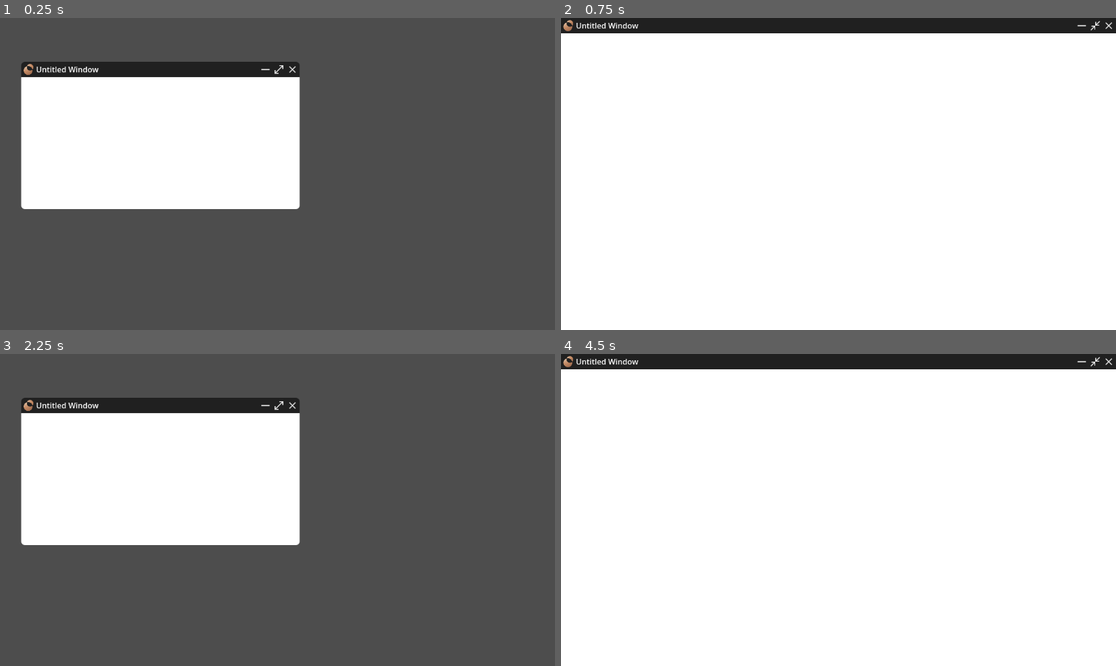
Above: before the commit, frames 1-4 (two rows, left to right).
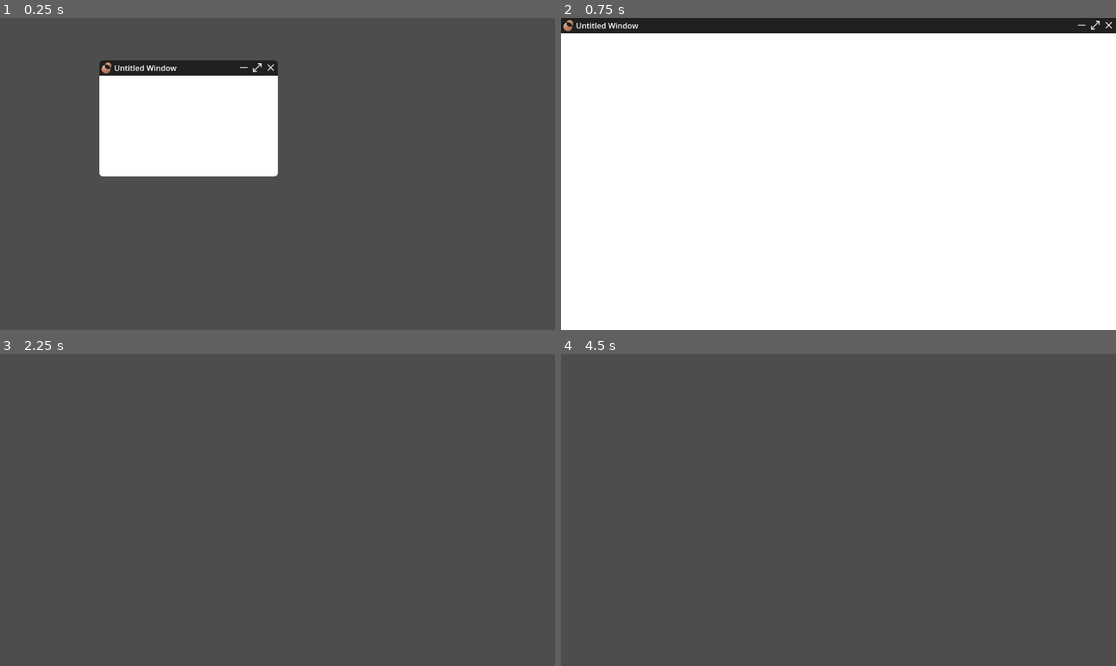
Above: after the commit, the same moments.

Repository: the-potato-corp/potato-os
Game: Godot game, scene res://window/windowtest.tscn
The game is run twice, just before and just after one commit, with the same random seed, the same clock (stepped at 60 frames per second) and the same inputs. This scene is started directly instead of the project's main scene.
Inputs (mouse positions are in pixels of both pictures, inside the frame that each line leads up to; where the layout moved, square brackets give the same spot in the first picture):
- Up to frame 1 (0.25 s): no input
- Up to frame 2 (0.75 s): click (816, 67) [838, 71] at 0.5 s
- Up to frame 3 (2.25 s): click (532, 360) at 1.25 s; click (266, 407) at 2.02 s
- Up to frame 4 (4.5 s): click (827, 407) at 2.77 s; click (827, 407) at 3.52 s; click (838, 407) at 4.27 s

The runs differ from the first frame. In frame 1, 12% of the frame differs, in the area x 3-55%, y 13-62%; in frame 2, less than 0.1%; in frame 3, 24%; in frame 4, 100%, in the area x 0-100%, y 0-100%.

Commit message:
make it a class, twice

Diff:
--- a/project.godot
+++ b/project.godot
@@ -20,6 +20,7 @@
 [autoload]
 
 StarchRuntime="*res://starch/StarchRuntime.gd"
+WindowManager="*res://window/WindowManager.gd"
 
 [display]
 
--- a/window/window.gd
+++ b/window/window.gd
@@ -1,10 +1,11 @@
-class_name OSWindow extends Control
-
-@onready var _maximise_button: TextureButton = $TitleBar/ActionButtons/Maximise
-@onready var _manager: Node = get_parent()
+class_name OSWindow extends Panel
+
+@onready var _maximise_button: TextureButton
+var _handle: int
 
 var _dragging: bool = false
 var _drag_offset: Vector2 = Vector2()
+var _title_bar: Control
 
 enum ResizeMode {
 	NONE,
@@ -59,8 +60,7 @@
 
 	mouse_default_cursor_shape = Control.CURSOR_ARROW
 
-	if is_node_ready() and get_node_or_null("TitleBar"):
-		$TitleBar.set_default_cursor_shape(Control.CURSOR_ARROW)
+	_title_bar.set_default_cursor_shape(Control.CURSOR_ARROW)
 
 	if _maximise_button:
 		_is_updating_button = true
@@ -70,9 +70,71 @@
 func toggle_visibility():
 	visible = not visible
 
+func _close():
+	WindowManager.unregister_window(_handle)
+	queue_free()
+
 # Internal
+func _init() -> void:
+	# self setup
+	mouse_filter = MOUSE_FILTER_PASS
+	var panel := StyleBoxFlat.new() # this is used only as a mask
+	panel.set_corner_radius_all(8)
+	add_theme_stylebox_override("panel", panel)
+	clip_children = CLIP_CHILDREN_ONLY
+
+	# Title bar
+	var title_bar := PanelContainer.new()
+	title_bar.custom_minimum_size.y = 32
+	title_bar.set_anchors_preset(PRESET_TOP_WIDE)
+	panel = StyleBoxFlat.new()
+	panel.bg_color = Color("#202020")
+	panel.set_content_margin_all(3)
+	panel.content_margin_left = 4
+	title_bar.add_theme_stylebox_override("panel", panel)
+	title_bar.gui_input.connect(_on_title_bar_input)
+	add_child(title_bar)
+	_title_bar = title_bar
+
+	# info
+	var info := HBoxContainer.new()
+	title_bar.add_child(info)
+	var icon := TextureRect.new()
+	icon.expand_mode = TextureRect.EXPAND_FIT_WIDTH_PROPORTIONAL
+	icon.texture = preload("res://assets/logo.svg")
+	info.add_child(icon)
+	var title := Label.new()
+	title.text = "Untitled Window"
+	info.add_child(title)
+
+	# action buttons
+	var buttons := HBoxContainer.new()
+	buttons.alignment = BoxContainer.ALIGNMENT_END
+	title_bar.add_child(buttons)
+	var minimise := TextureButton.new()
+	minimise.texture_normal = preload("res://assets/minimise.svg")
+	minimise.pressed.connect(toggle_visibility)
+	buttons.add_child(minimise)
+	var maximise := TextureButton.new()
+	maximise.texture_normal = preload("res://assets/maximise.svg")
+	maximise.pressed.connect(_on_size_pressed)
+	buttons.add_child(maximise)
+	var close := TextureButton.new()
+	close.texture_normal = preload("res://assets/close.svg")
+	close.pressed.connect(_close)
+	buttons.add_child(close)
+
+	# content
+	var content := ColorRect.new()
+	content.set_anchor(SIDE_RIGHT, 1.0)
+	content.set_anchor(SIDE_BOTTOM, 1.0)
+	content.set_anchor_and_offset(SIDE_TOP, 0.0, 32.0)
+	content.mouse_filter = Control.MOUSE_FILTER_IGNORE
+	add_child(content)
+	_maximise_button = maximise
+
 func _ready() -> void:
-	_manager.register_window(self)
+	_handle = WindowManager.register_window(self)
 
 func _get_cursor_for_mode(mode: ResizeMode) -> Control.CursorShape:
 	match mode:
@@ -102,9 +164,6 @@
 
 			_resizing = _get_handle_resize(_local_pos)
 
-			if _resizing in [ResizeMode.BOTTOM, ResizeMode.BOTTOM_LEFT, ResizeMode.BOTTOM_RIGHT]:
-				_resizing = ResizeMode.NONE
-
 			if _resizing != ResizeMode.NONE:
 				_dragging = false
 				_resize_start_pos = _global_pos
@@ -128,18 +187,15 @@
 		elif _dragging:
 			global_position = get_global_mouse_position() - _drag_offset
 		else:
-			var _global_pos = get_global_mouse_position()
-			var _local_pos = _global_pos - global_position
+			# Check resize handles relative to the WINDOW, not title bar
+			var _local_pos = get_global_mouse_position() - global_position
 			var _mode = _get_handle_resize(_local_pos)
 
-			var _title_bar_node = get_node_or_null("TitleBar")
-			if !_title_bar_node: return
-
-			if _mode in [ResizeMode.TOP, ResizeMode.TOP_LEFT, ResizeMode.TOP_RIGHT, ResizeMode.LEFT, ResizeMode.RIGHT]:
-				_title_bar_node.set_default_cursor_shape(_get_cursor_for_mode(_mode))
+			# Set cursor for top edges only (title bar can handle these)
+			if _mode in [ResizeMode.TOP, ResizeMode.TOP_LEFT, ResizeMode.TOP_RIGHT]:
+				_title_bar.set_default_cursor_shape(_get_cursor_for_mode(_mode))
 			else:
-				_title_bar_node.set_default_cursor_shape(Control.CURSOR_ARROW)
-
+				set_default_cursor_shape(Control.CURSOR_ARROW)
 
 func _gui_input(event: InputEvent):
 	if event is InputEventMouseButton and event.button_index == MOUSE_BUTTON_LEFT:
--- a/window/window.tscn
+++ b/window/window.tscn
@@ -84,12 +84,10 @@
 
 [node name="Background" type="ColorRect" parent="Content"]
 layout_mode = 1
-anchors_preset = 15
+anchors_preset = -1
 anchor_right = 1.0
 anchor_bottom = 1.0
 offset_top = 32.0
-grow_horizontal = 2
-grow_vertical = 2
 mouse_filter = 2
 
 [connection signal="gui_input" from="TitleBar" to="." method="_on_title_bar_input"]
--- a/window/windowtest.tscn
+++ b/window/windowtest.tscn
@@ -1,7 +1,6 @@
-[gd_scene load_steps=3 format=3 uid="uid://disytg44ccvuw"]
+[gd_scene load_steps=2 format=3 uid="uid://disytg44ccvuw"]
 
-[ext_resource type="Script" uid="uid://dj7iqipneqbk6" path="res://window/WindowManager.gd" id="1_d3fhy"]
-[ext_resource type="PackedScene" uid="uid://hyd7pu8lxqk3" path="res://window/window.tscn" id="1_l20xx"]
+[ext_resource type="Script" uid="uid://cgd4nvbqxd6bk" path="res://window/window.gd" id="2_d3fhy"]
 
 [node name="Control" type="Control"]
 layout_mode = 3
@@ -10,11 +9,20 @@
 anchor_bottom = 1.0
 grow_horizontal = 2
 grow_vertical = 2
-script = ExtResource("1_d3fhy")
 
-[node name="Window" parent="." instance=ExtResource("1_l20xx")]
-layout_mode = 1
-offset_left = 44.0
-offset_top = 91.0
-offset_right = -530.0
-offset_bottom = -251.0
+[node name="OSWindow" type="Panel" parent="."]
+layout_mode = 0
+offset_left = 206.0
+offset_top = 88.0
+offset_right = 577.0
+offset_bottom = 329.0
+script = ExtResource("2_d3fhy")
+rounded_corners = null
+always_on_top = null
+borderless = null
+unlisted = null
+fullscreen = null
+movable = null
+focusable = null
+resizable = null
+metadata/_custom_type_script = "uid://cgd4nvbqxd6bk"
